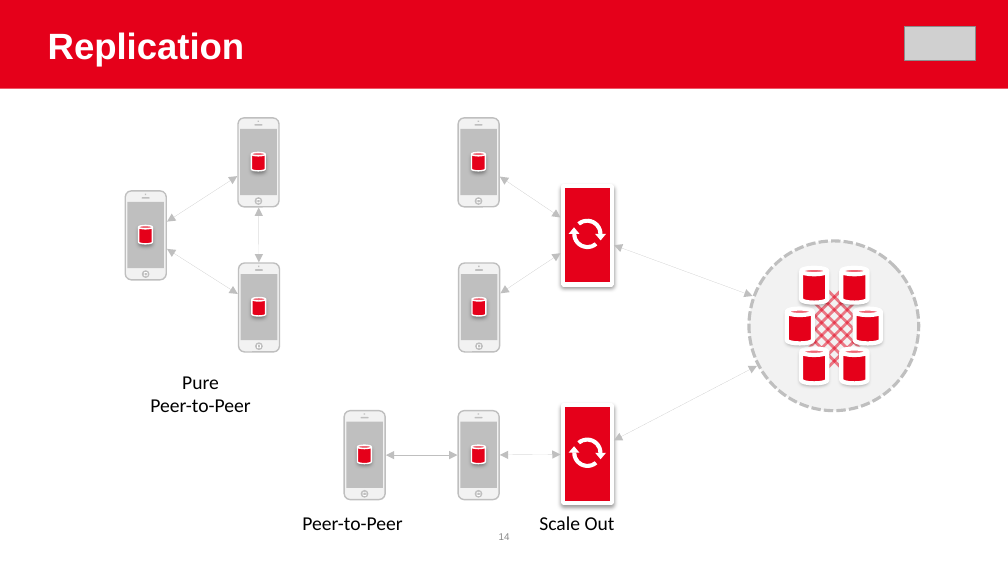
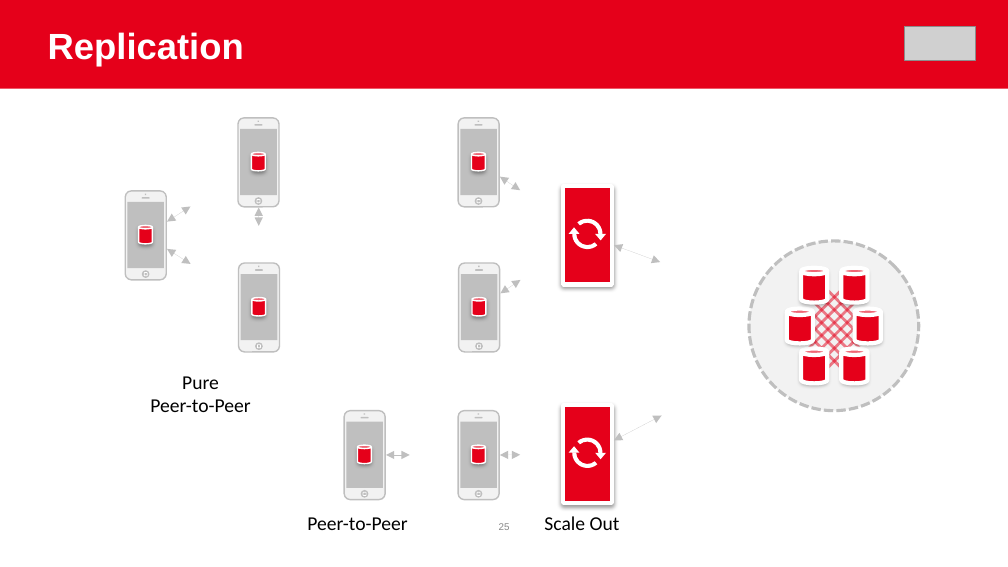
Before and after one commit to subalakr/workshop, a slide deck: slide 25 of mobile/presentations/IntroductionToMobile.pptx (slide 14 before the commit). Drawn at 1008x567 pixels with LibreOffice and Linux fonts; fonts in the diff are those of the drawing; grey boxes stand for pictures. Boxes give left, top, right and bottom in pixels: in the first picture for what was removed or moved away, otherwise in the second. Text is boxed around its words. In the diff, an @@ line names an element or a change of style, - is before the commit and + after.

Commit message:
add why NoSQL slides

```diff
--- a/mobile/presentations/IntroductionToMobile.pptx
+++ b/mobile/presentations/IntroductionToMobile.pptx
@@ freeform shape removed at (167,176,238,222) @@
@@ freeform shape removed at (500,176,560,218) @@
@@ double arrow added from (500, 176) to (520, 191), #BFBFBF 0.75 pt @@
@@ double arrow added from (167, 222) to (191, 207), #BFBFBF 0.75 pt @@
@@ freeform shape removed at (259,208,259,262) @@
@@ double arrow added from (259, 208) to (259, 226), #BFBFBF 0.75 pt @@
@@ freeform shape removed at (167,249,238,294) @@
@@ double arrow added from (167, 249) to (191, 264), #BFBFBF 0.75 pt @@
@@ freeform shape removed at (500,253,560,293) @@
@@ freeform shape removed at (614,245,753,295) @@
@@ double arrow added from (614, 245) to (660, 262), #BFBFBF 0.75 pt @@
@@ double arrow added from (500, 293) to (520, 280), #BFBFBF 0.75 pt @@
@@ freeform shape removed at (614,366,757,440) @@
@@ double arrow added from (614, 440) to (661, 415), #BFBFBF 0.75 pt @@
@@ freeform shape removed at (386,456,458,456) @@
@@ double arrow added from (386, 455) to (410, 455), #BFBFBF 0.75 pt @@
@@ freeform shape removed at (500,455,560,455) @@
@@ double arrow added from (500, 455) to (520, 455), #BFBFBF 0.75 pt @@
@@ text "Peer-to-Peer": place and size @@
-text "Peer-to-Peer" at (302,517,402,530)
+text "Peer-to-Peer" at (307,517,407,530)
@@ page number removed at (499,533,510,540) @@
-14
@@ page number added at (499,523,510,530), 7 pt, text #888888 @@
+25
@@ text "Scale Out": place and size @@
-text "Scale Out" at (539,516,615,530)
+text "Scale Out" at (544,516,620,530)
```
Also in this commit, not shown: 16 other slides changed, 11 slides added, 3 slides removed.
